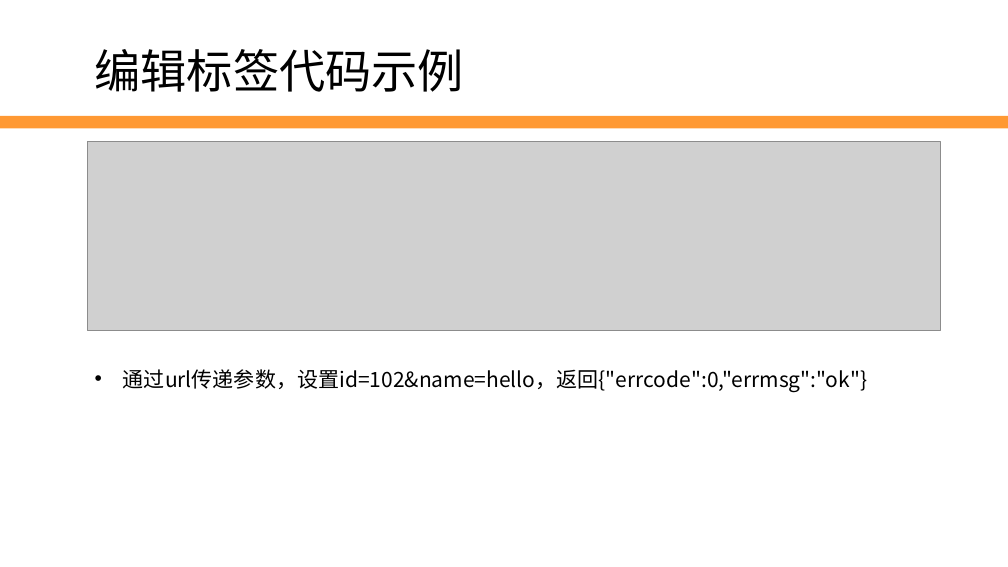
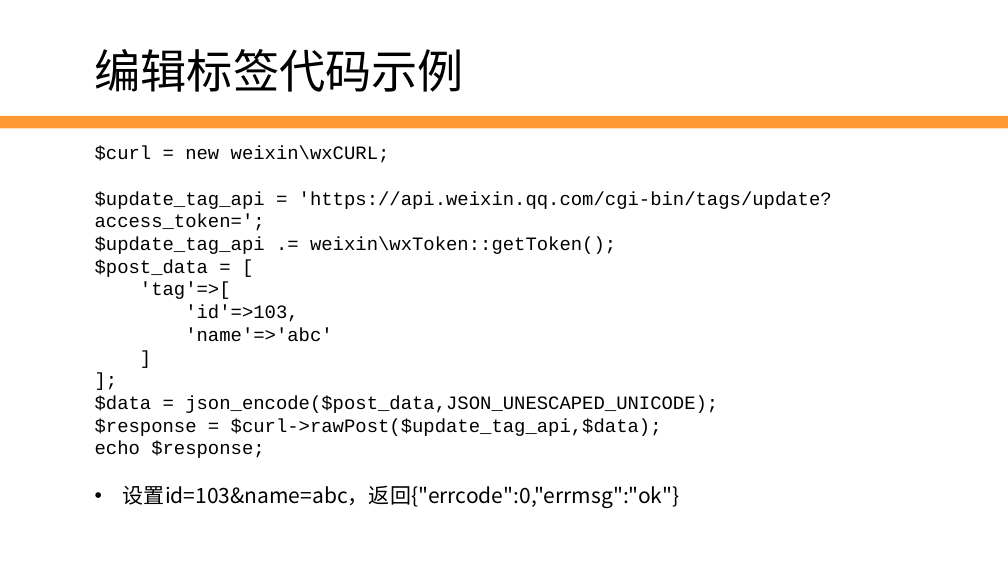
Before and after one commit to edu2act/2017-2018_1st_Wechat_Web_Programming, a slide deck: slide 21 of meterials/slides/ch08-user-manage.pptx. Drawn at 1008x567 pixels with LibreOffice and Linux fonts; fonts in the diff are those of the drawing; grey boxes stand for pictures; background and template pictures are left out. Boxes give left, top, right and bottom in pixels: in the first picture for what was removed or moved away, otherwise in the second. Text is boxed around its words. In the diff, an @@ line names an element or a change of style, - is before the commit and + after.

```diff
--- a/meterials/slides/ch08-user-manage.pptx
+++ b/meterials/slides/ch08-user-manage.pptx
@@ picture removed at box(87, 141, 940, 331) @@
@@ text added at box(95, 146, 832, 455), 18 pt, text #000000 @@
+$curl = new weixin\wxCURL;
+$update_tag_api = 'https://api.weixin.qq.com/cgi-bin/tags/update?access_token=';
+$update_tag_api .= weixin\wxToken::getToken();
+$post_data = [
+'tag'=>[
+'id'=>103,
+'name'=>'abc'
+]
+];
+$data = json_encode($post_data,JSON_UNESCAPED_UNICODE);
+$response = $curl->rawPost($update_tag_api,$data);
+echo $response;
@@ text at box(123, 485, 680, 508): text changed @@
-• 通过url传递参数，设置id=102&name=hello，返回{"errcode":0,"errmsg":"ok"}
+• 设置id=103&name=abc，返回{"errcode":0,"errmsg":"ok"}
```
Also in this commit, not shown: 7 other slides changed, 23 other files.
